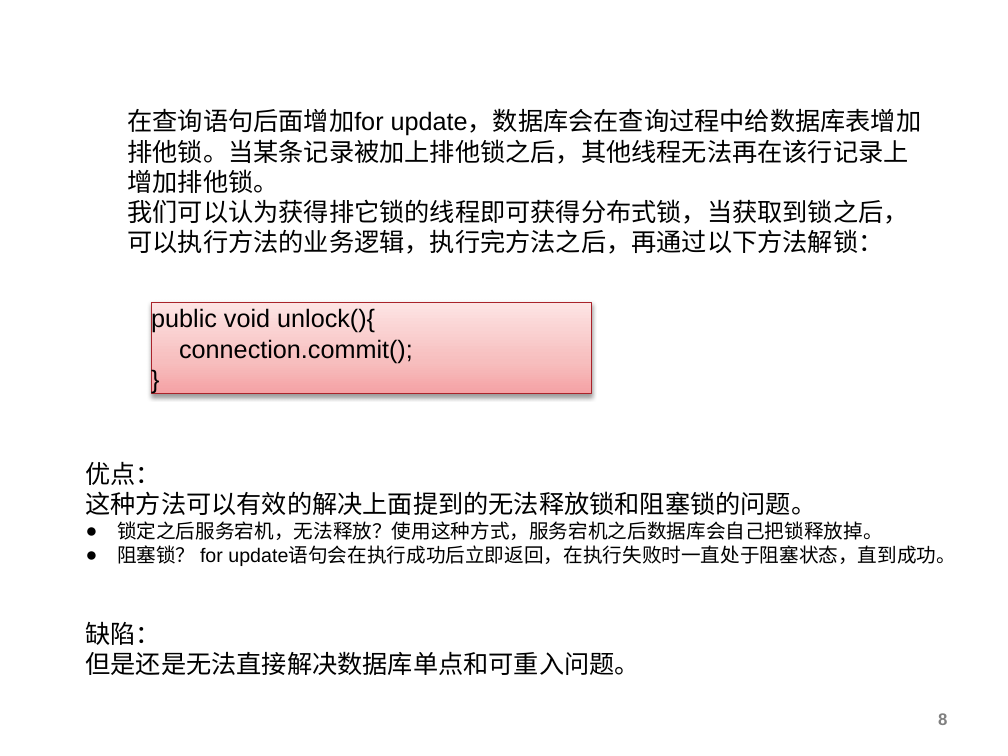
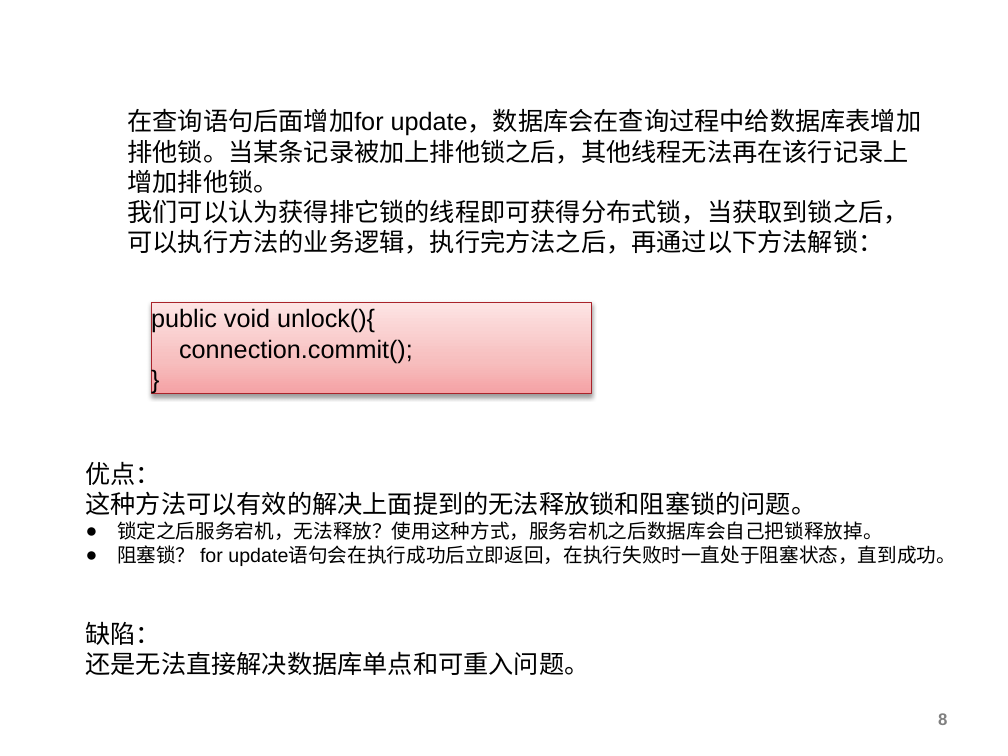
Before and after one commit to charlesmao/document, a slide deck: slide 8 of 分布式锁的三种实现方式-20180419.pptx. Drawn at 1008x756 pixels with LibreOffice and Linux fonts; fonts in the diff are those of the drawing; background and template pictures are left out. Boxes give left, top, right and bottom in pixels: in the first picture for what was removed or moved away, otherwise in the second. Text is boxed around its words. In the diff, an @@ line names an element or a change of style, - is before the commit and + after.

```diff
--- a/分布式锁的三种实现方式-20180419.pptx
+++ b/分布式锁的三种实现方式-20180419.pptx
@@ text at <box>86,651,590,675</box>: text changed @@
-但是还是无法直接解决数据库单点和可重入问题。
+还是无法直接解决数据库单点和可重入问题。
```
Also in this commit, not shown: 11 other slides changed, 9 slides added, 10 slides removed.
